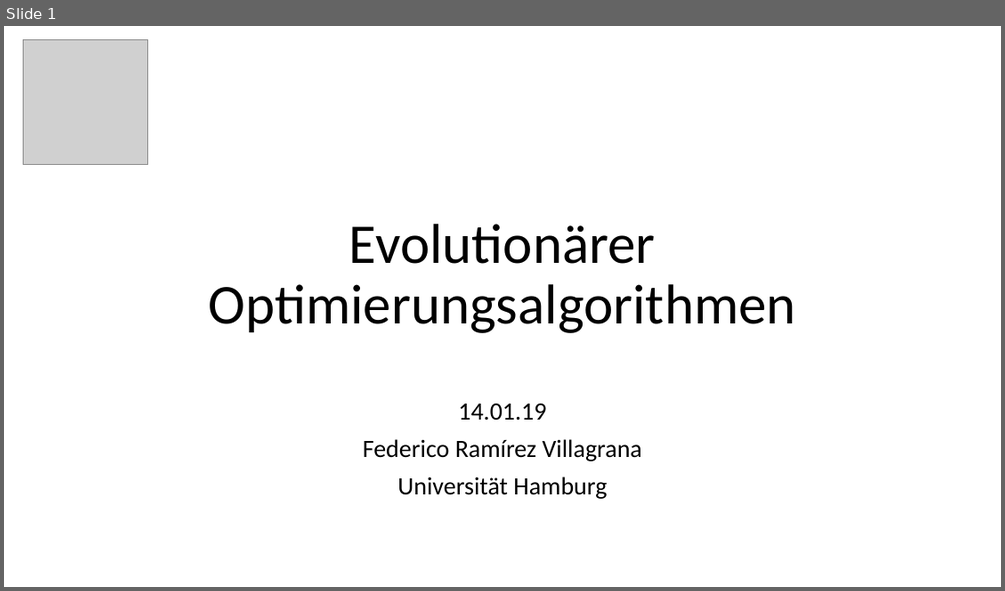
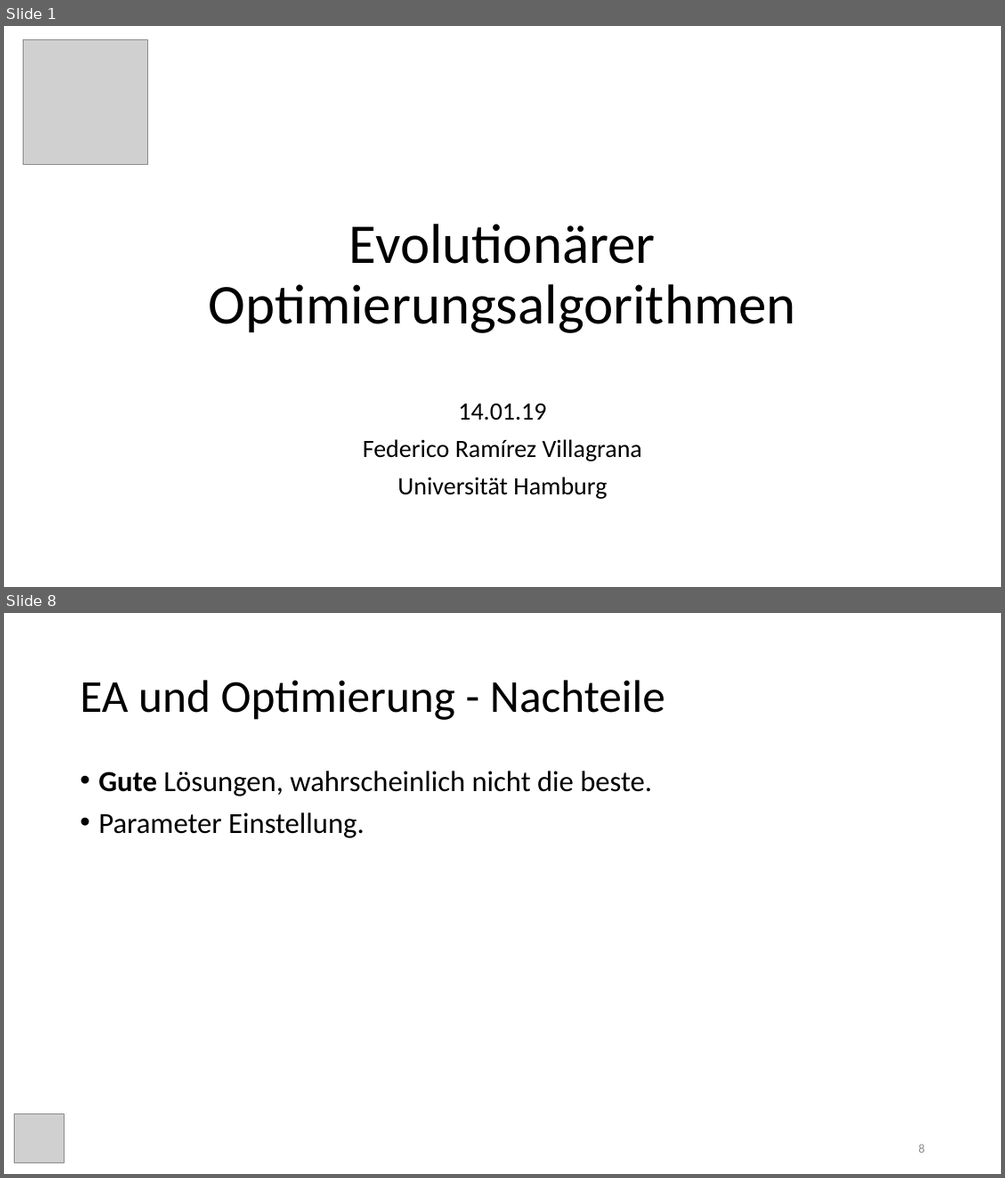
Before and after one commit to freddieRv/evolutive_algorithms_paper, a slide deck: vortrag/evolutionary_algorithms.pptx. Shown one above the other, each under a label of ours: slide 1 before the commit, slides 1 and 8 after it; the slides between them are not shown. The pictures are 1005x591 and 1005x1178 pixels, drawn with LibreOffice and Linux fonts; fonts in the diff are those of the drawing; grey boxes stand for pictures. Boxes give left, top, right and bottom in pixels: in the first picture for what was removed or moved away, otherwise in the second. Text is boxed around its words. In the diff, an @@ line names an element or a change of style, - is before the commit and + after.

```diff
--- a/vortrag/evolutionary_algorithms.pptx
+++ b/vortrag/evolutionary_algorithms.pptx
@@ slide 8 added at box(4, 613, 1001, 1174), background #FFFFFF @@
@@ title added at box(80, 680, 665, 720), 44 pt, text #000000 @@
+EA und Optimierung - Nachteile
@@ text added at box(98, 771, 652, 838), 28 pt, text #000000 @@
+• Gute Lösungen, wahrscheinlich nicht die beste.
+• Parameter Einstellung.
@@ picture added at box(15, 1113, 64, 1163) @@
@@ page number added at box(918, 1143, 924, 1152), 12 pt, text #8C8C8C @@
+8
```
Also in this commit, not shown: 6 other slides added, 1 slide removed, 1 other file.
